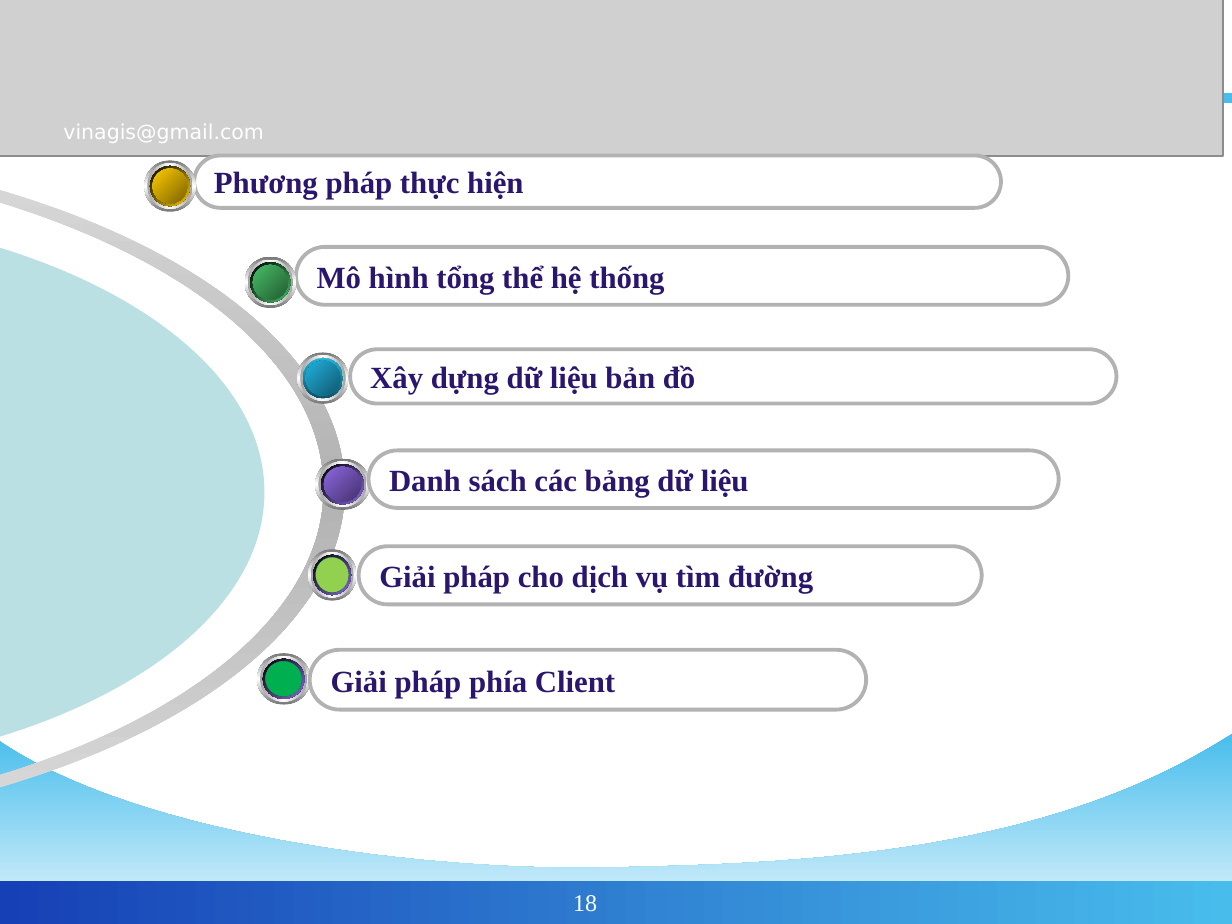
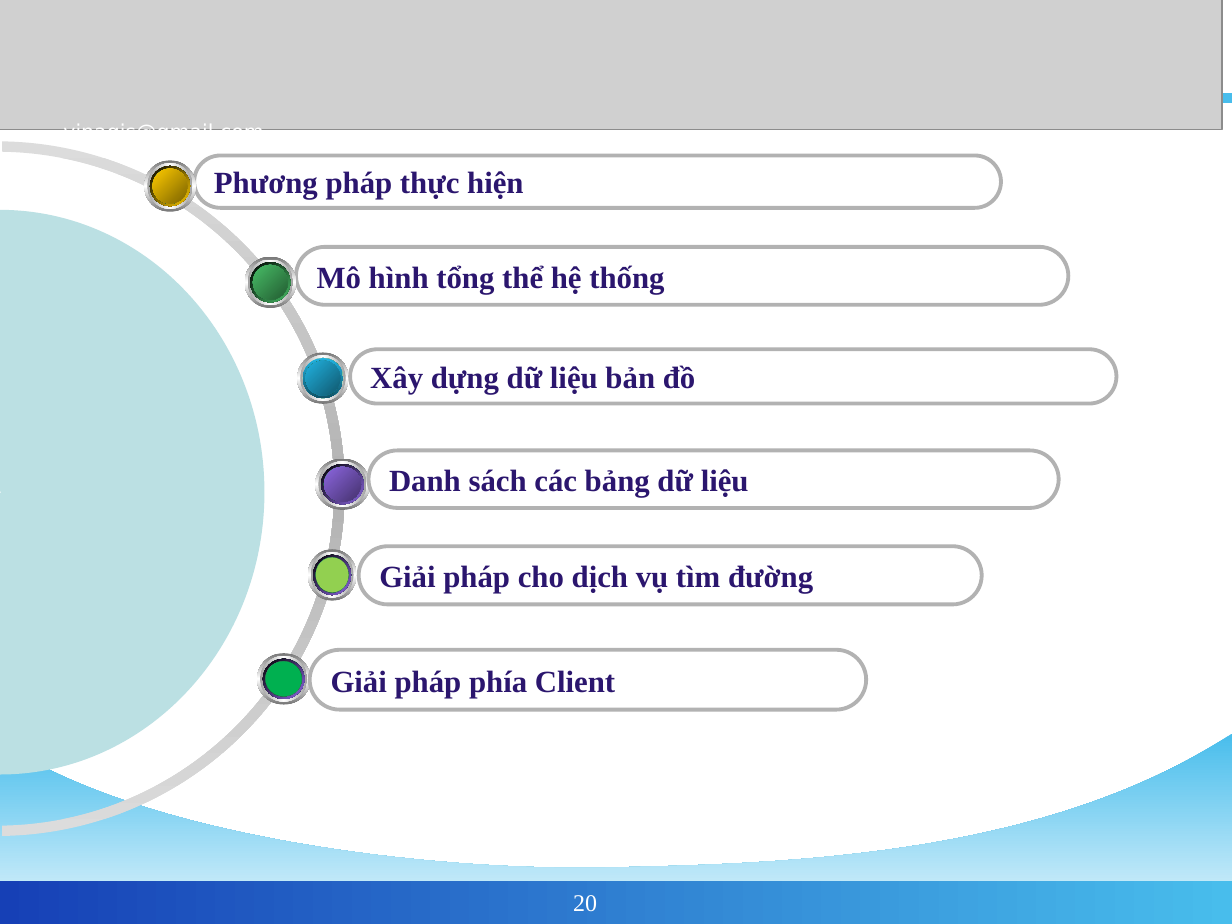
Before and after one commit to phamngsinh/cantho-webgis, a slide deck: slide 20 of Document/Bao Cao/BaoCaoLuanVan2.ppt (slide 18 before the commit). Drawn at 1232x924 pixels with LibreOffice and Linux fonts; fonts in the diff are those of the drawing; grey boxes stand for pictures; background and template pictures are left out. Boxes give left, top, right and bottom in pixels: in the first picture for what was removed or moved away, otherwise in the second. Text is boxed around its words. In the diff, an @@ line names an element or a change of style, - is before the commit and + after.

```diff
--- a/Document/Bao Cao/BaoCaoLuanVan2.ppt
+++ b/Document/Bao Cao/BaoCaoLuanVan2.ppt
@@ picture: place and size @@
-picture at <box>0,0,1223,156</box>
+picture at <box>0,0,1222,129</box>
@@ freeform shape at <box>0,141,344,836</box>: outline redrawn @@
@@ freeform shape at <box>0,211,265,775</box>: outline redrawn @@
@@ page number at <box>573,895,597,911</box>: text changed @@
-18
+20
```
Also in this commit, not shown: 26 other slides changed, 2 slides added.
